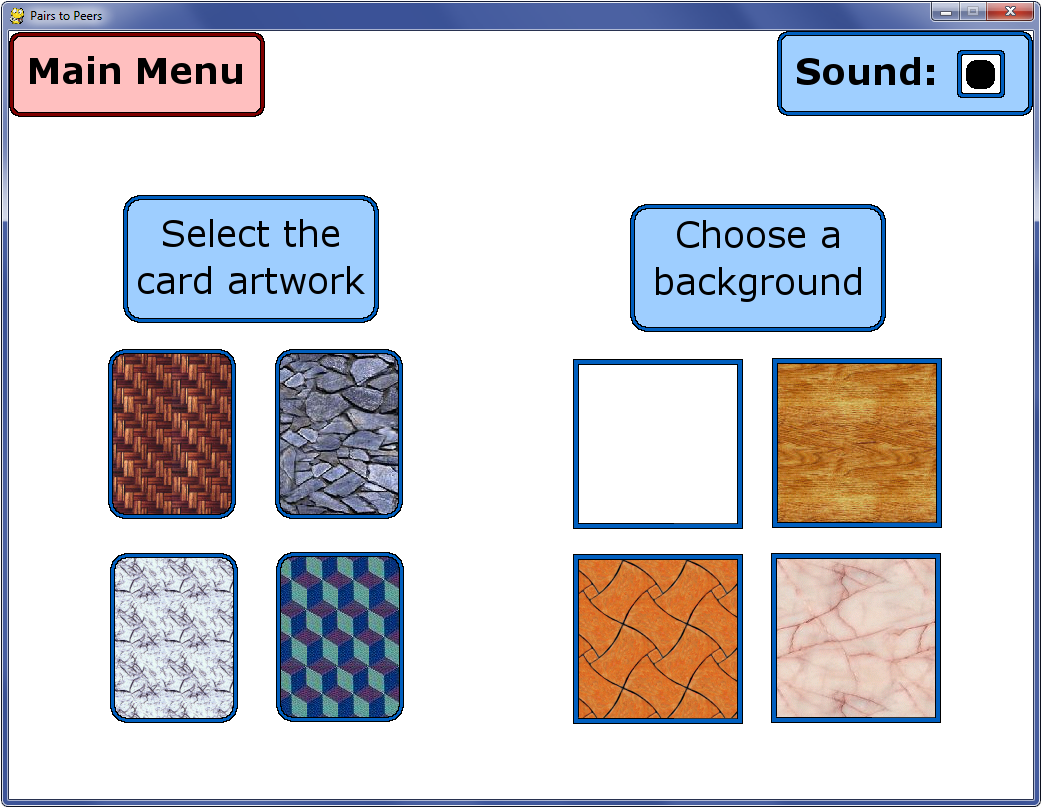
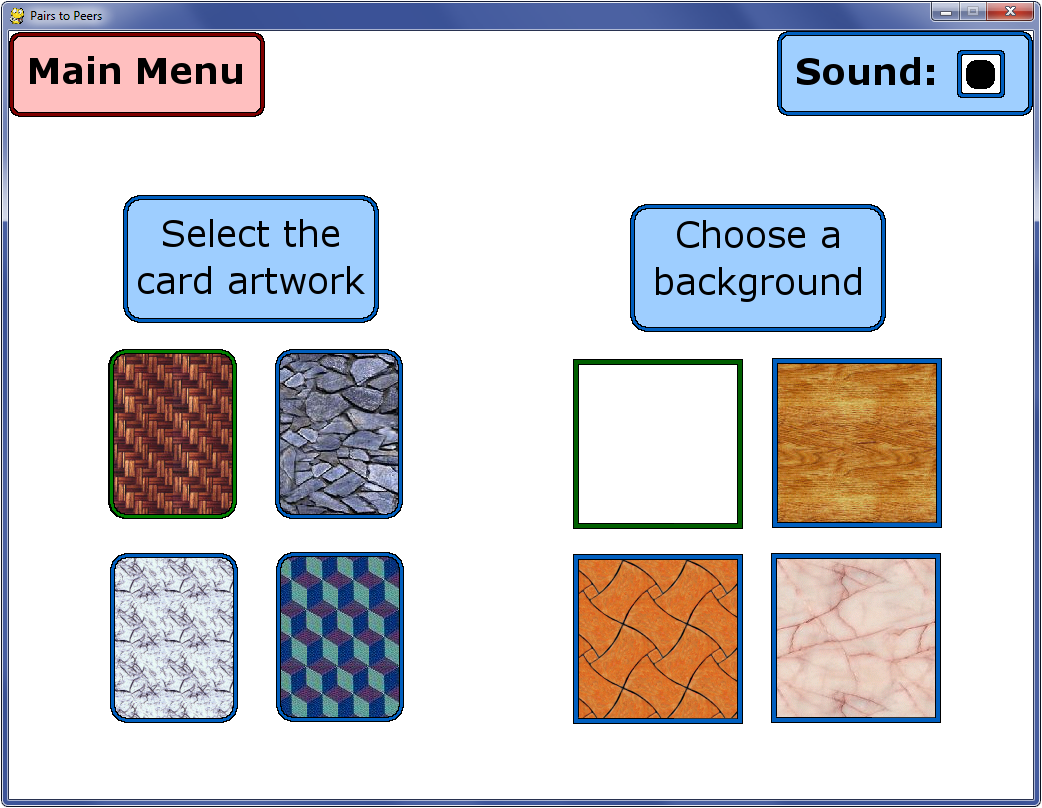
Comparing the layer stacks of the two w=1042, h=808 images. Changes:
added layer "card_back_small_woven_green.png" above "170_Square_green.png" over [109, 349, 237, 519]
added layer "170_Square_green.png" above "checkbox_checked.png" over [574, 360, 742, 528]
